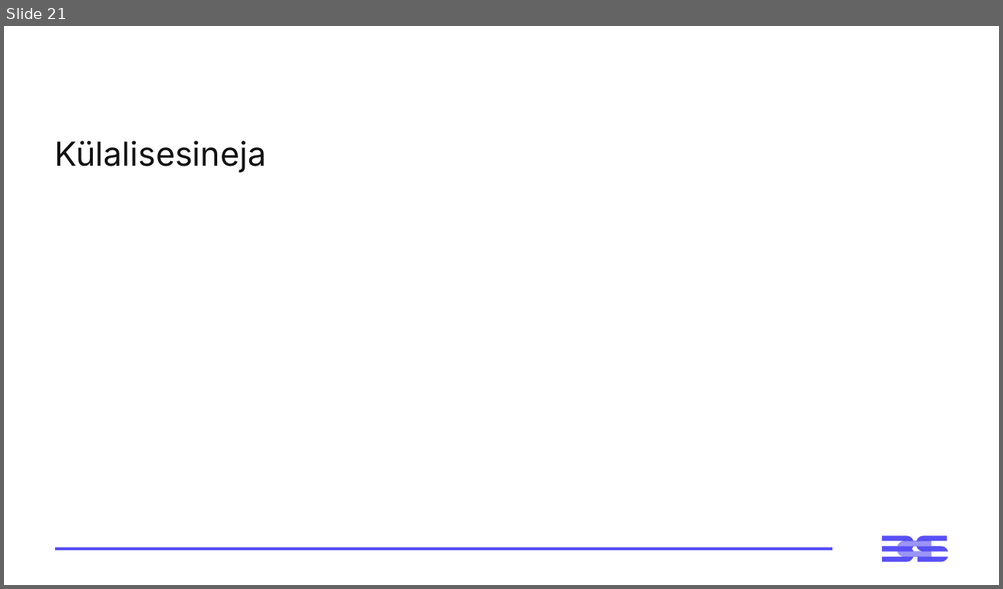
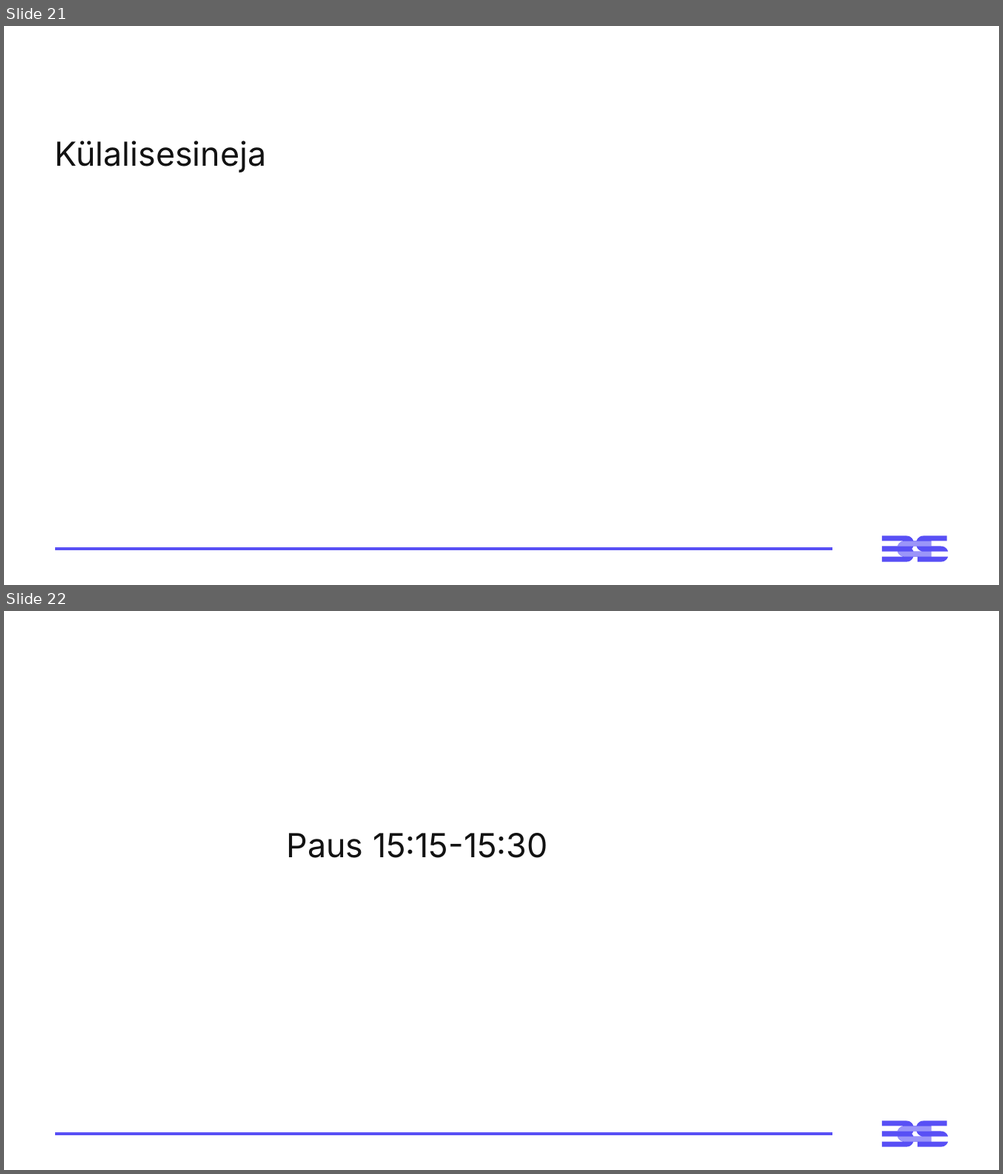
Before and after one commit to virverani/andmetarkus_2026_kevad, a slide deck: Day14/14-paev-andmetarkus-esitlus.pptx. Shown one above the other, each under a label of ours: slide 21 before the commit, slides 21 and 22 after it. The pictures are 1003x589 and 1003x1174 pixels, drawn with LibreOffice and Linux fonts; fonts in the diff are those of the drawing. Boxes give left, top, right and bottom in pixels: in the first picture for what was removed or moved away, otherwise in the second. Text is boxed around its words. In the diff, an @@ line names an element or a change of style, - is before the commit and + after.

```diff
--- a/Day14/14-paev-andmetarkus-esitlus.pptx
+++ b/Day14/14-paev-andmetarkus-esitlus.pptx
@@ slide 22 added at [4, 611, 999, 1170], background #FFFFFF; not listed: 3 template elements that a slide beside it also shows @@
@@ title added at [287, 833, 548, 858], 32 pt, text #121212 @@
+Paus 15:15-15:30
```
Also in this commit, not shown: 1 slide changed, 4 other slides added, 12 other files.
